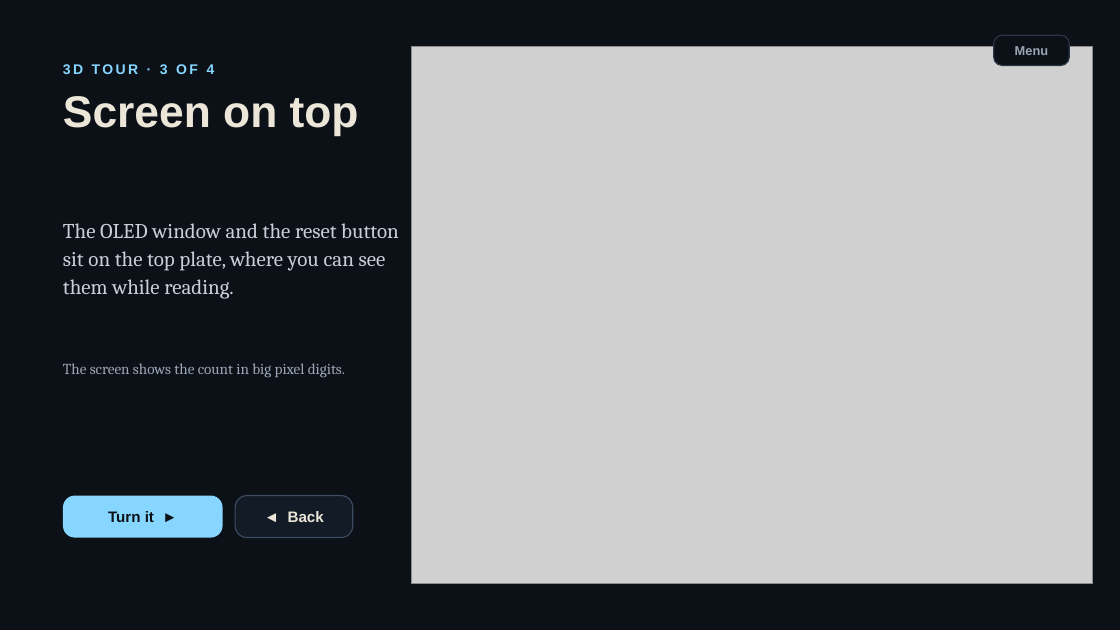
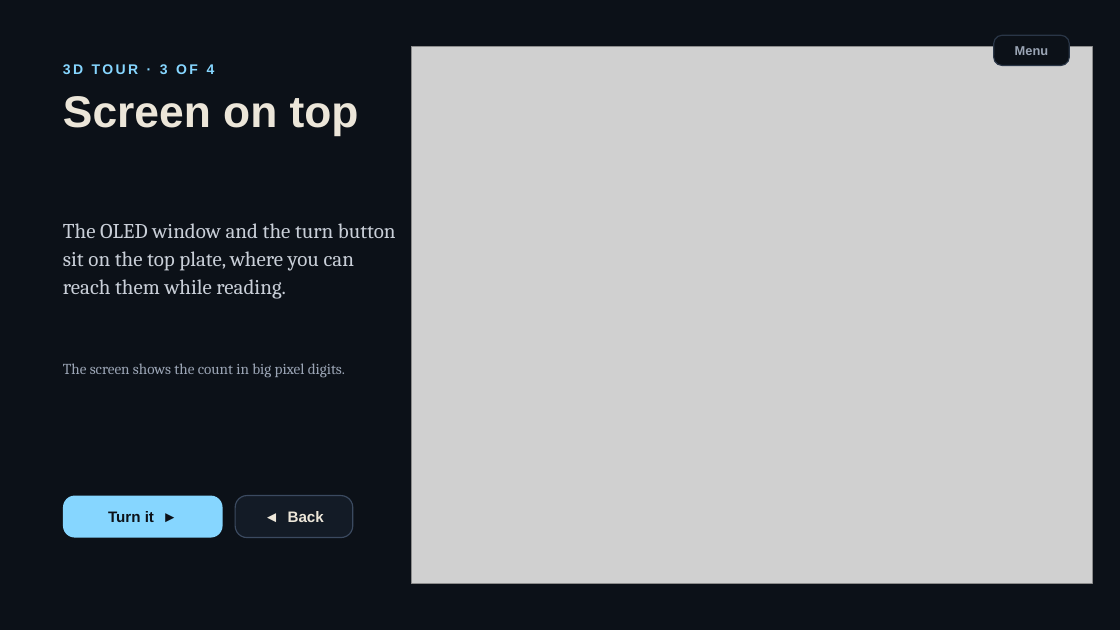
Before and after one commit to sharmaricha676-rgb/bookcounterppt, a slide deck: slide 15 of BookCounter-interactive.pptx (slide 13 before the commit). Drawn at 1120x630 pixels with LibreOffice and Linux fonts; fonts in the diff are those of the drawing; grey boxes stand for pictures. Boxes give left, top, right and bottom in pixels: in the first picture for what was removed or moved away, otherwise in the second. Text is boxed around its words. In the diff, an @@ line names an element or a change of style, - is before the commit and + after.

```diff
--- a/BookCounter-interactive.pptx
+++ b/BookCounter-interactive.pptx
@@ text at (63,223,396,299): text changed @@
-The OLED window and the reset button sit on the top plate, where you can see them while reading.
+The OLED window and the turn button sit on the top plate, where you can reach them while reading.
```
Also in this commit, not shown: 29 other slides changed, 3 slides added.
